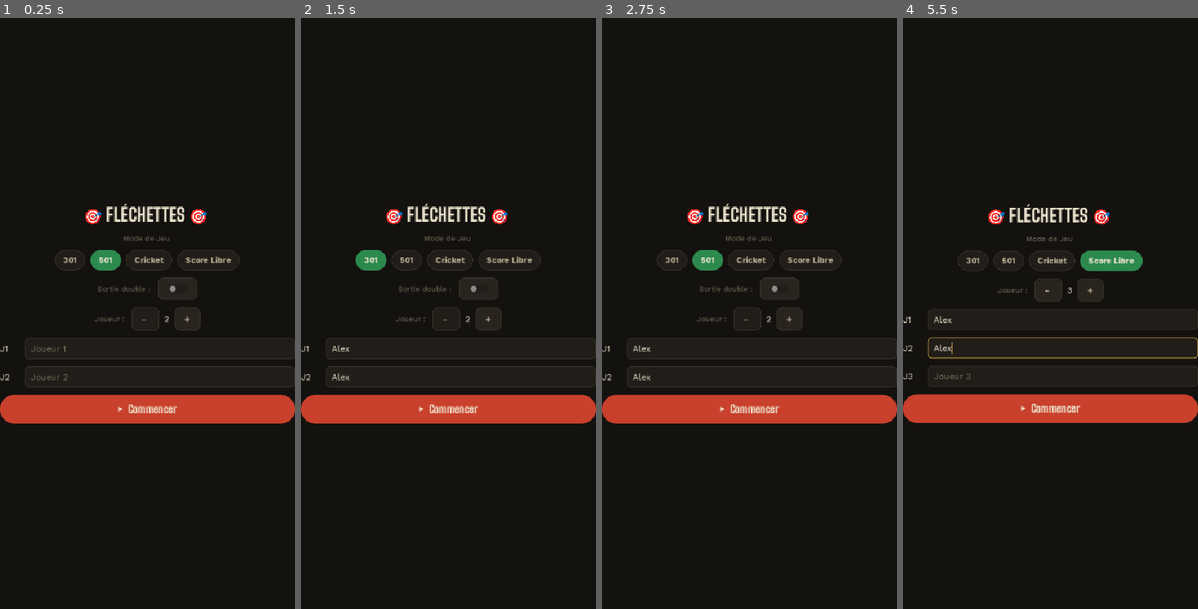
Above: before the commit, frames 1-4 (left to right).
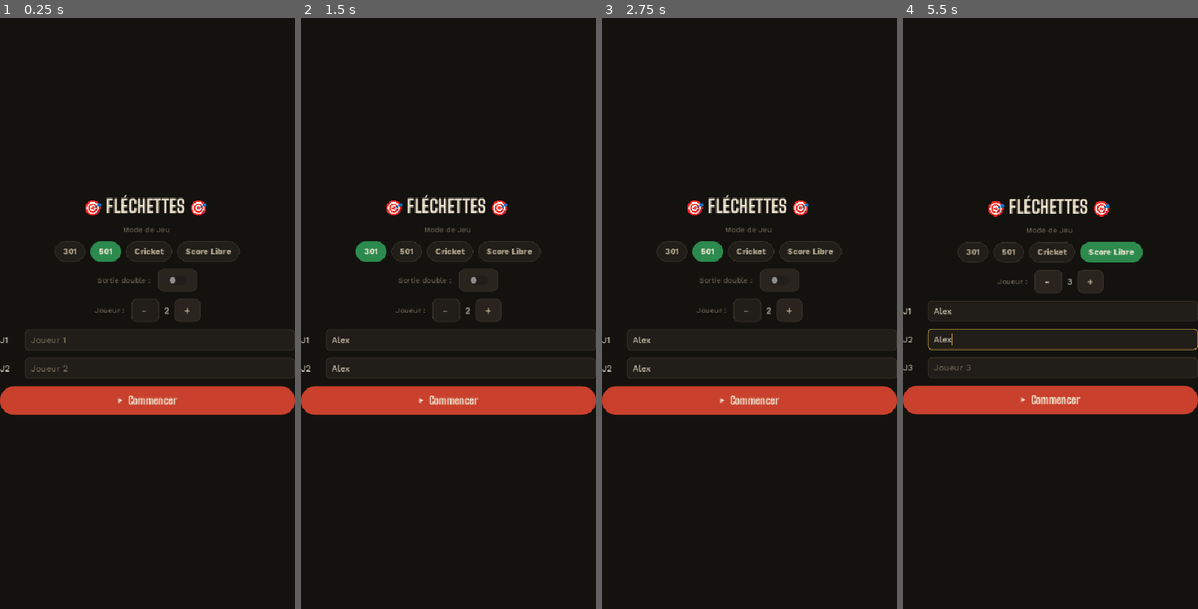
Above: after the commit, the same moments.

Repository: hugewilfried-hub/flechepointe
Game: Godot game, scene res://scenes/MainMenu.tscn
The game is run twice, just before and just after one commit, with the same random seed, the same clock (stepped at 60 frames per second) and the same inputs.
Inputs (mouse positions are in pixels of both pictures, inside the frame that each line leads up to):
- Up to frame 1 (0.25 s): no input
- Up to frame 2 (1.5 s): click (460, 348) at 0.52 s; type "Alex" at 0.6 s; click (460, 378) at 0.75 s; type "Alex" at 0.83 s; click "301" at 1.25 s
- Up to frame 3 (2.75 s): click "501" at 2 s
- Up to frame 4 (5.5 s): click "Cricket" at 2.75 s; click "Score Libre" at 3.5 s; click "+" at 4.25 s; click (1062, 319) at 5.02 s; type "Alex" at 5.1 s; click (1062, 348) at 5.25 s; type "Alex" at 5.33 s; click (1062, 378) at 5.48 s

The runs differ from the first frame. In frame 1, 6.3% of the frame differs, in the area x 0-100%, y 29-69%; in frame 2, 6.3%; in frame 3, 6.3%; in frame 4, 7.3%, in the area x 0-100%, y 30-69%.

Commit message:
Réserve une marge de sécurité en bas de l'écran (barre gestes/nav Android)
Ajoute un autoload SafeArea qui calcule dynamiquement l'espace masqué
par les éléments système du téléphone (DisplayServer.get_display_safe_area)
et l'applique via un spacer en bas du VBoxContainer de chaque écran
(Game, MainMenu, WinScreen), pour que les boutons ne soient plus
recouverts par la navigation gestuelle/barre système.

Co-Authored-By: Claude Sonnet 5 <noreply@anthropic.com>
Claude-Session: https://claude.ai/code/session_01QJDJNnS4Nm49U93WB6Q9Yf

Diff:
--- /dev/null
+++ b/autoloads/SafeArea.gd
@@ -0,0 +1,37 @@
+extends Node
+
+# ─────────────────────────────────────────────
+#  SafeArea.gd — Autoload "SafeArea"
+#  Calcule l'espace à réserver en bas de l'écran pour éviter que les
+#  boutons de l'interface ne soient recouverts par les éléments système
+#  du téléphone (barre de navigation Android, geste retour/accueil,
+#  home indicator iOS). Le mode plein écran/immersif ne supprime pas
+#  toujours cette zone : sur beaucoup d'appareils à navigation par
+#  gestes, une bande tactile reste réservée tout en bas et peut
+#  intercepter les touchers même quand elle est invisible.
+# ─────────────────────────────────────────────
+
+## Hauteur (en unités de canevas, adaptée au stretch mode du projet) à
+## réserver en bas de l'écran. `min_px` garantit toujours une marge
+## minimale, y compris sur desktop où get_display_safe_area() ne
+## renvoie généralement aucune zone masquée.
+func bottom_inset(min_px: float = 16.0) -> float:
+	var window_size := DisplayServer.window_get_size()
+	if window_size.y <= 0:
+		return min_px
+
+	var safe := DisplayServer.get_display_safe_area()
+	var bottom_gap: float = float(window_size.y - (safe.position.y + safe.size.y))
+	if bottom_gap < 0.0:
+		bottom_gap = 0.0
+
+	# Conversion pixels d'écran réels -> unités de canevas : le viewport
+	# du jeu peut être affiché à une échelle différente de la fenêtre
+	# réelle selon le stretch mode du projet (canvas_items + expand ici).
+	var viewport := get_viewport()
+	var canvas_height: float = float(window_size.y)
+	if viewport != null:
+		canvas_height = viewport.get_visible_rect().size.y
+
+	var scale_y: float = canvas_height / float(window_size.y)
+	return max(bottom_gap * scale_y, min_px)
--- a/project.godot
+++ b/project.godot
@@ -22,6 +22,7 @@
 [autoload]
 
 GameData="*res://autoloads/GameData.gd"
+SafeArea="*res://autoloads/SafeArea.gd"
 
 [display]
 
--- a/scenes/Game.gd
+++ b/scenes/Game.gd
@@ -35,6 +35,7 @@
 @onready var btn_miss:    Button        = $VBoxContainer/throw_panel/HFlowContainer/btn_miss
 @onready var btn_next:    Button        = $VBoxContainer/throw_panel/HFlowContainer/btn_next
 @onready var history_list: VBoxContainer = $VBoxContainer/history_panel/history_scroll/history_list
+@onready var safe_area_spacer: Control   = $VBoxContainer/safe_area_spacer
 #@onready var btn_end_free: Button       = $VBox/ThrowPanel/BtnRow/btn_End_Free
 var btn_end_free: Button = null
 
@@ -58,6 +59,10 @@
 		GameData.GameMode.keys()[GameData.game_mode],
 		GameData.get_current_player()["name"]
 	])
+
+	# Réserve de l'espace en bas pour ne pas être recouvert par la barre
+	# de navigation/gestes du téléphone (voir SafeArea.gd).
+	safe_area_spacer.custom_minimum_size.y = SafeArea.bottom_inset()
 
 	btn_end_free = get_node_or_null("VBoxContainer/throw_panel/HFlowContainer/btn_end_free")
 
--- a/scenes/Game.tscn
+++ b/scenes/Game.tscn
@@ -112,3 +112,7 @@
 [node name="history_list" type="VBoxContainer" parent="VBoxContainer/history_panel/history_scroll"]
 layout_mode = 2
 size_flags_horizontal = 3
+
+[node name="safe_area_spacer" type="Control" parent="VBoxContainer"]
+layout_mode = 2
+custom_minimum_size = Vector2(0, 16)
--- a/scenes/MainMenu.gd
+++ b/scenes/MainMenu.gd
@@ -21,6 +21,7 @@
 @onready var lbl_count:         Label         = $VBoxContainer/joueur_row/lbl_count
 @onready var names_container:   VBoxContainer = $VBoxContainer/VBoxContainer
 @onready var btn_start:         Button        = $VBoxContainer/btn_start
+@onready var safe_area_spacer:  Control       = $VBoxContainer/safe_area_spacer
 
 var _mode: GameData.GameMode = GameData.GameMode.MODE_501
 var _player_count: int = 2
@@ -31,6 +32,10 @@
 
 # ─────────────────────────────────────────────
 func _ready() -> void:
+	# Réserve de l'espace en bas pour ne pas être recouvert par la barre
+	# de navigation/gestes du téléphone (voir SafeArea.gd).
+	safe_area_spacer.custom_minimum_size.y = SafeArea.bottom_inset()
+
 	btn_301.pressed.connect(func(): _set_mode(GameData.GameMode.MODE_301))
 	btn_501.pressed.connect(func(): _set_mode(GameData.GameMode.MODE_501))
 	btn_cricket.pressed.connect(func(): _set_mode(GameData.GameMode.CRICKET))
--- a/scenes/MainMenu.tscn
+++ b/scenes/MainMenu.tscn
@@ -100,3 +100,7 @@
 layout_mode = 2
 theme_type_variation = &"PrimaryButton"
 text = "▶  Commencer"
+
+[node name="safe_area_spacer" type="Control" parent="VBoxContainer"]
+layout_mode = 2
+custom_minimum_size = Vector2(0, 16)
--- a/scenes/WinScreen.gd
+++ b/scenes/WinScreen.gd
@@ -16,10 +16,16 @@
 @onready var scores_container: VBoxContainer = $VBoxContainer/scores_container
 @onready var btn_menu:         Button        = $VBoxContainer/HFlowContainer/btn_menu
 @onready var btn_replay:       Button        = $VBoxContainer/HFlowContainer/btn_replay
+@onready var safe_area_spacer: Control       = $VBoxContainer/safe_area_spacer
 
 # ─────────────────────────────────────────────
 func _ready() -> void:
 	print("[WinScreen] _ready() -> winner_index=%d" % GameData.winner_index)
+
+	# Réserve de l'espace en bas pour ne pas être recouvert par la barre
+	# de navigation/gestes du téléphone (voir SafeArea.gd).
+	safe_area_spacer.custom_minimum_size.y = SafeArea.bottom_inset()
+
 	btn_menu.pressed.connect(func():  get_tree().change_scene_to_file(MENU_SCENE))
 	btn_replay.pressed.connect(_on_replay)
 
--- a/scenes/WinScreen.tscn
+++ b/scenes/WinScreen.tscn
@@ -46,3 +46,7 @@
 layout_mode = 2
 theme_type_variation = &"AccentButton"
 text = "Rejouer (même joueurs) "
+
+[node name="safe_area_spacer" type="Control" parent="VBoxContainer"]
+layout_mode = 2
+custom_minimum_size = Vector2(0, 16)
